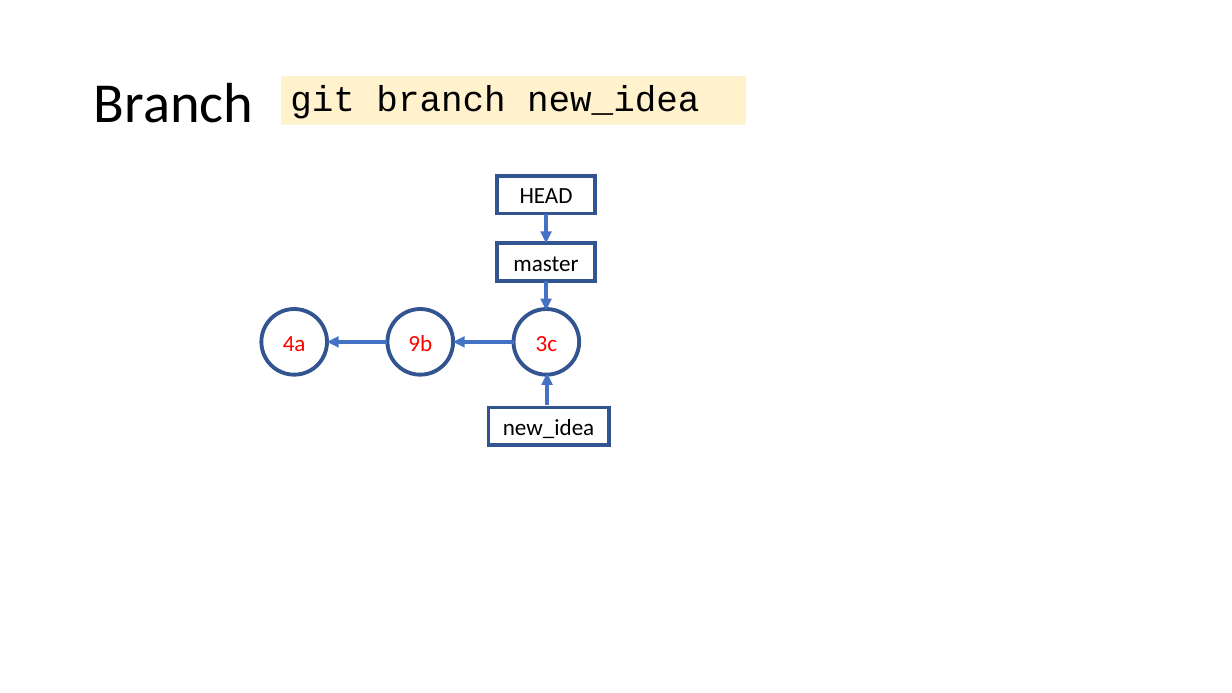
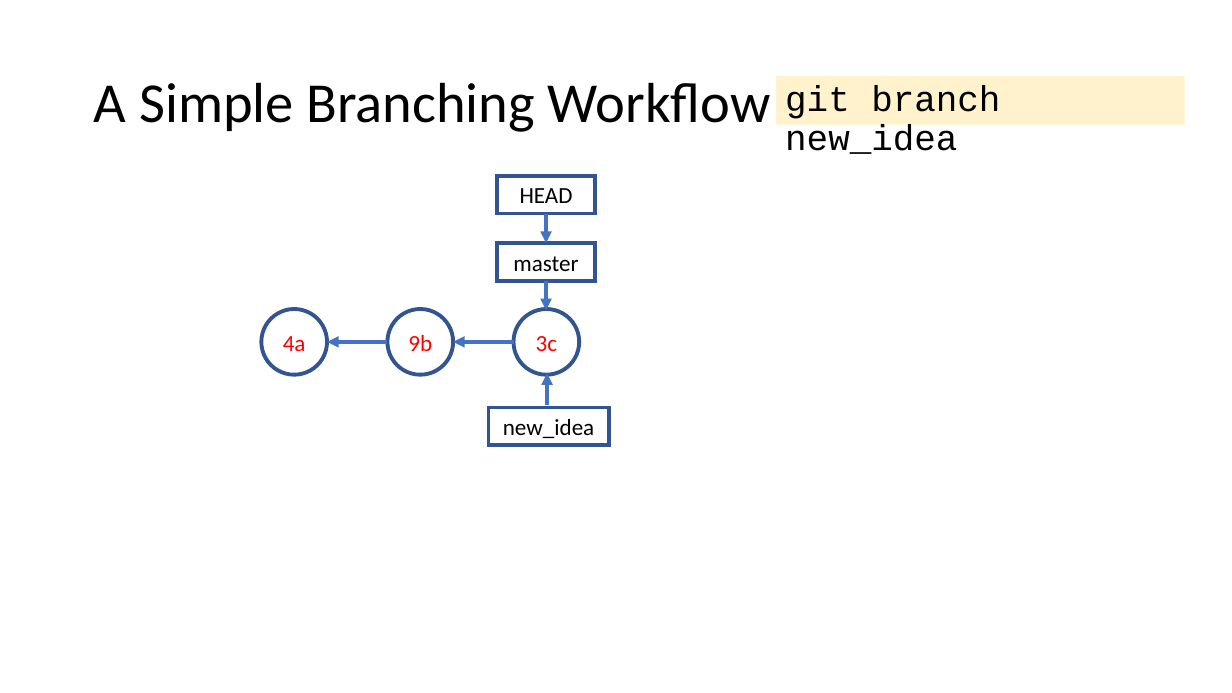
Before and after one commit to tdmdal/git-workshop, a slide deck: slide 34 of git_intro.pptx (slide 21 before the commit). Drawn at 1232x693 pixels with LibreOffice and Linux fonts; fonts in the diff are those of the drawing. Boxes give left, top, right and bottom in pixels: in the first picture for what was removed or moved away, otherwise in the second. Text is boxed around its words. In the diff, an @@ line names an element or a change of style, - is before the commit and + after.

Commit message:
rearranged slides based on dry run feedback

```diff
--- a/git_intro.pptx
+++ b/git_intro.pptx
@@ title at [94,82,771,132]: text changed @@
-Branch
+A Simple Branching Workflow
@@ rectangle "git branch new_idea": place and size @@
-rectangle "git branch new_idea" at [281,76,746,125]
+rectangle "git branch new_idea" at [776,76,1185,125]
```
Also in this commit, not shown: 18 other slides changed, 4 slides added, 1 slide removed, 2 other files.
